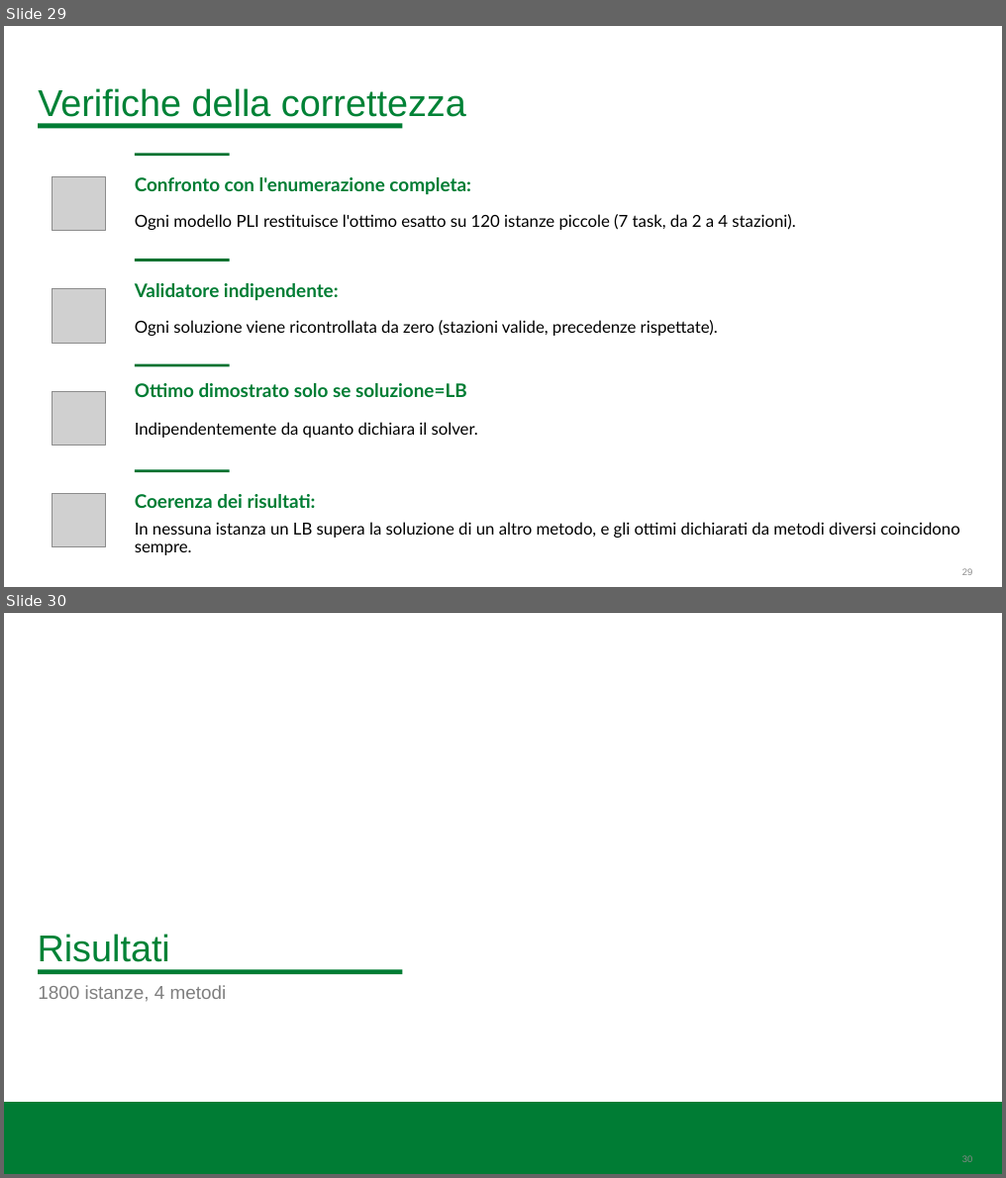
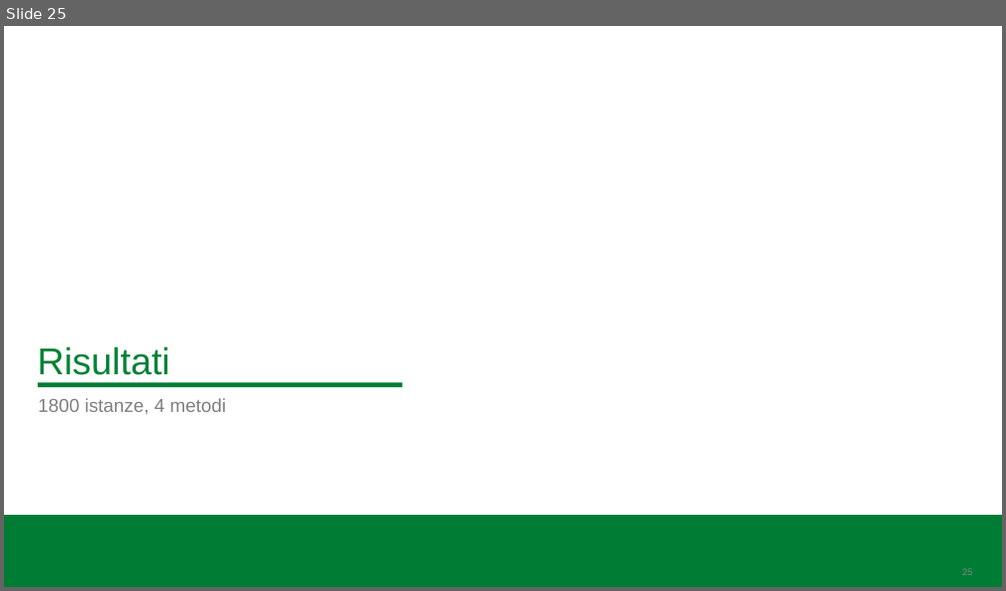
Before and after one commit to BitSquish/Assembly-Line-Balancing, a slide deck: slides/Assembly Line Balancing Problem.pptx. Shown one above the other, each under a label of ours: slides 29 and 30 before the commit, slide 25 after it. The pictures are 1006x1178 and 1006x591 pixels, drawn with LibreOffice and Linux fonts; fonts in the diff are those of the drawing; grey boxes stand for pictures; background and template pictures are left out. Boxes give left, top, right and bottom in pixels: in the first picture for what was removed or moved away, otherwise in the second. Text is boxed around its words. In the diff, an @@ line names an element or a change of style, - is before the commit and + after.

```diff
--- a/slides/Assembly Line Balancing Problem.pptx
+++ b/slides/Assembly Line Balancing Problem.pptx
@@ slide 29 removed at <box>4,26,1002,587</box>, background #FFFFFF @@
@@ title removed at <box>38,88,466,117</box> @@
-Verifiche della correttezza
@@ rectangle removed at <box>38,123,402,129</box> @@
@@ picture removed at <box>52,176,106,230</box> @@
@@ picture removed at <box>52,289,106,344</box> @@
@@ picture removed at <box>52,391,106,445</box> @@
@@ picture removed at <box>52,494,106,548</box> @@
@@ group removed at <box>135,154,959,556</box>: 7 texts, 4 rectangles @@
-Confronto con l'enumerazione completa:
-Ogni modello PLI restituisce l'ottimo esatto su 120 istanze piccole (7 task, da 2 a 4 stazioni).
-Validatore indipendente:
-Ogni soluzione viene ricontrollata da zero (stazioni valide, precedenze rispettate).
-Ottimo dimostrato solo se soluzione=LB
-Indipendentemente da quanto dichiara il solver.
-Coerenza dei risultati:
-In nessuna istanza un LB supera la soluzione di un altro metodo, e gli ottimi dichiarati da metodi diversi coincidono sempre.
@@ page number removed at <box>962,569,973,575</box> @@
-29
@@ what was slide 30 is now slide 25 @@
```
Also in this commit, not shown: 9 slides changed, 4 other slides removed, 1 other file.
